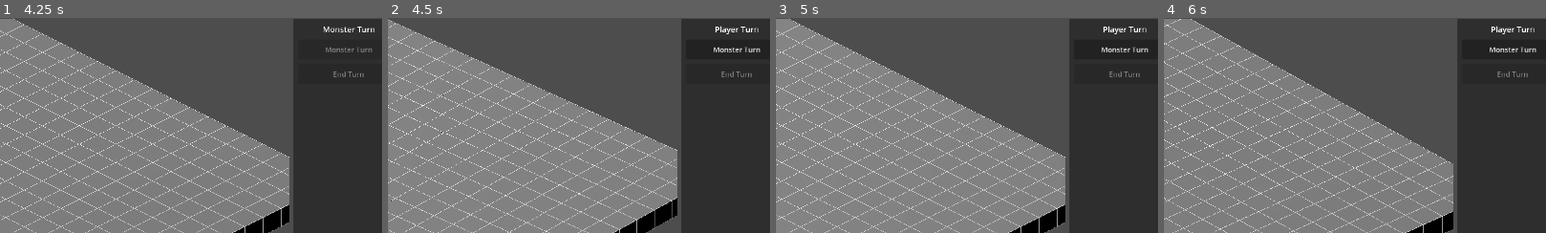
Above: before the commit, frames 1-4 (left to right).
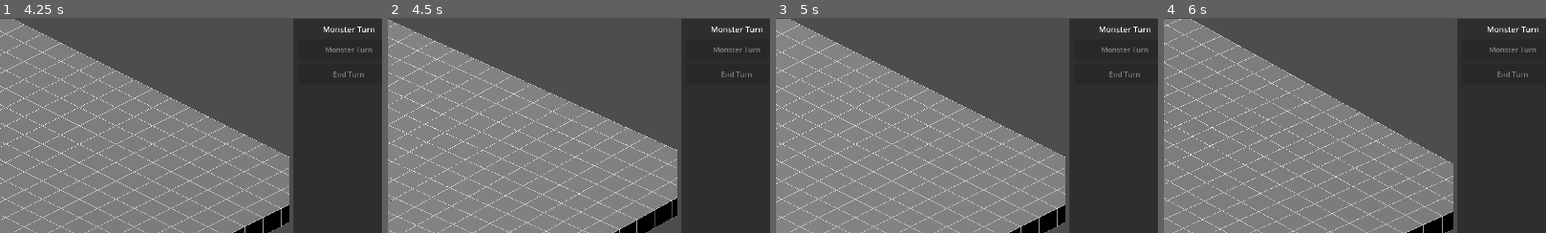
Above: after the commit, the same moments.

Repository: aartcmeijer-hash/silt-2
Game: Godot game, scene res://scenes/menus/main_menu.tscn
The game is run twice, just before and just after one commit, with the same random seed, the same clock (stepped at 60 frames per second) and the same inputs.
Inputs (mouse positions are % of the whole screen's width and height, from its top left):
- Up to frame 1 (4.25 s): click "Play" at 0.5 s; click "Low risk, low reward" at 1.25 s; click "Monster Turn" at 2 s; tap Enter at 2.75 s; move the mouse to (72, 45) at 2.77 s; hold E (rotate_right) 2.78-3.53 s; click (72, 45) at 2.92 s; move the mouse to (30, 55) at 3.52 s; hold Q (rotate_left) from 3.53 s (still down)
- Up to frame 2 (4.5 s): move the mouse to (60, 28) at 4.27 s; release Q (rotate_left) at 4.28 s; hold E (rotate_right) from 4.28 s (still down)
- Up to frame 3 (5 s): keep holding E (rotate_right)
- Up to frame 4 (6 s): tap Space at 5 s; move the mouse to (45, 70) at 5.02 s; click (45, 70) at 5.17 s; tap Enter at 5.75 s; move the mouse to (80, 65) at 5.77 s; release E (rotate_right) at 5.78 s; hold Q (rotate_left) from 5.78 s (still down)
The pictures show only the part of the screen within x 46-96%, y 23-73%; the shares and areas given below are measured in that part.

Frame 1 is identical in both runs. In frame 2, 0.4% of the frame differs, in the area x 84-98%, y 3-16%; in frame 3, 0.4%; in frame 4, 0.4%.
Error after the commit: Parse Error: Cannot infer the type of "dist" variable because the value doesn't have a set type. (res://scripts/game/player_turn_controller.gd:109)

Commit message:
feat: add simulate_all_survivors to PlayerTurnController
Co-Authored-By: Claude Sonnet 4.5 <noreply@anthropic.com>

Diff:
--- a/scripts/game/player_turn_controller.gd
+++ b/scripts/game/player_turn_controller.gd
@@ -3,6 +3,7 @@
 ## Manages player turn phase, survivor selection, and action coordination.
 
 signal all_survivors_complete()
+signal simulation_log_updated(lines: Array)
 
 const SURVIVOR_ACTION_MENU_SCENE := preload("res://scenes/game/ui/survivor_action_menu.tscn")
 
@@ -82,6 +83,71 @@
 	if active_survivor_id != "":
 		deselect_survivor()
 
+
+
+func simulate_all_survivors() -> void:
+	var log_lines: Array = []
+
+	for entity_id in survivor_states:
+		var state = survivor_states[entity_id]
+
+		# Skip survivors whose turn is already complete (knocked down, already acted)
+		if state.is_turn_complete:
+			continue
+
+		var entity: EntityPlaceholder = state.entity_node
+		var survivor_grid_pos := grid.world_to_grid(entity.position)
+
+		# Find nearest monster by Manhattan distance
+		var nearest_monster_id := ""
+		var nearest_dist := 999999
+		for other_id in entities:
+			var other: EntityPlaceholder = entities[other_id]
+			if other.entity_type != EntityPlaceholder.EntityType.MONSTER:
+				continue
+			var monster_grid_pos := grid.world_to_grid(other.position)
+			var dist := (abs(survivor_grid_pos.x - monster_grid_pos.x)
+					+ abs(survivor_grid_pos.y - monster_grid_pos.y))
+			if dist < nearest_dist:
+				nearest_dist = dist
+				nearest_monster_id = other_id
+
+		# Move toward nearest monster if one exists
+		if nearest_monster_id != "":
+			var monster: EntityPlaceholder = entities[nearest_monster_id]
+			var monster_grid_pos := grid.world_to_grid(monster.position)
+
+			var blocking_check := func(tile: Vector2i) -> bool:
+				return _is_tile_blocked(tile, entity_id)
+
+			var valid_tiles := MovementCalculator.calculate_valid_tiles(
+				grid, survivor_grid_pos, state.data.movement_range, blocking_check
+			)
+
+			# Pick valid tile closest to monster
+			var best_tile := survivor_grid_pos
+			var best_tile_dist := nearest_dist
+			for tile in valid_tiles:
+				var d := abs(tile.x - monster_grid_pos.x) + abs(tile.y - monster_grid_pos.y)
+				if d < best_tile_dist:
+					best_tile_dist = d
+					best_tile = tile
+
+			# Move entity instantly (no tween for simulation)
+			if best_tile != survivor_grid_pos:
+				entity.position = grid.grid_to_world(best_tile.x, best_tile.y)
+
+			log_lines.append("[%s] moves toward [%s], attacks (unresolved)" % [entity_id, nearest_monster_id])
+		else:
+			log_lines.append("[%s] has no target" % entity_id)
+
+		# Mark as fully acted
+		state.has_moved = true
+		state.has_activated = true
+		_complete_survivor_turn(entity_id)
+
+	if log_lines.size() > 0:
+		simulation_log_updated.emit(log_lines)
 
 func on_entity_clicked(entity_id: String) -> void:
 	# Ignore during transitions (e.g. movement animation)
